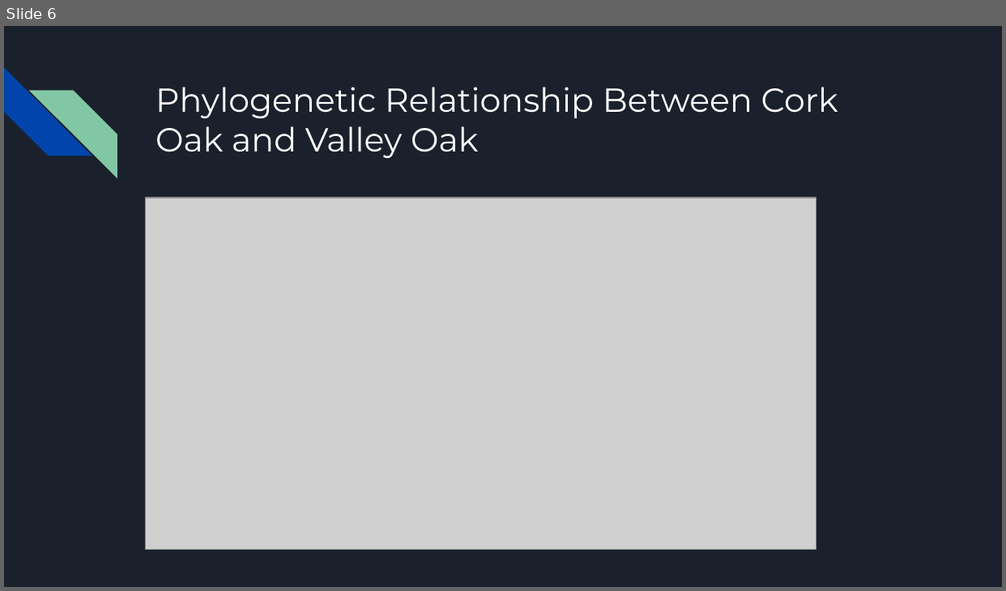
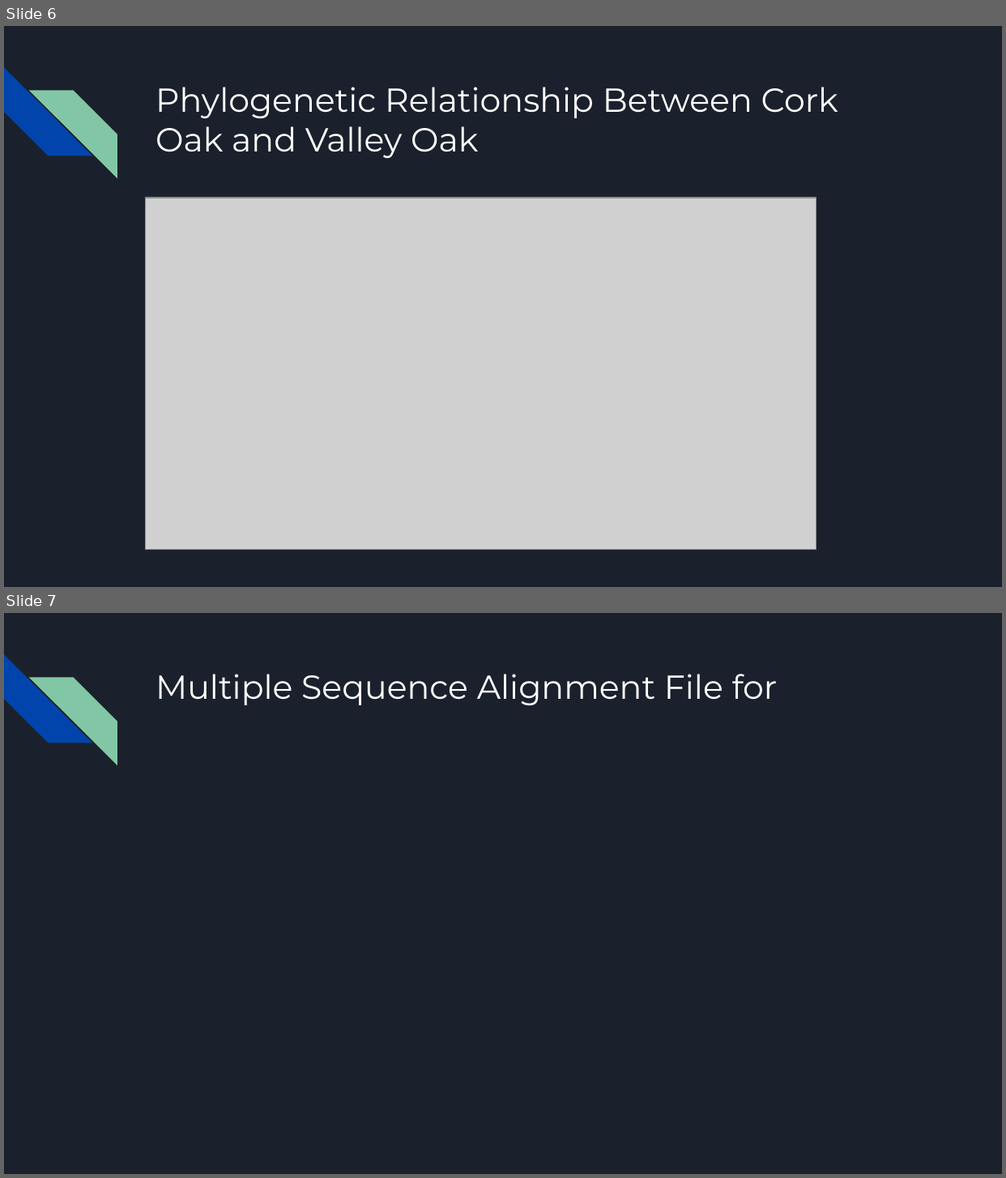
Before and after one commit to fosres/MCDB-187AL, a slide deck: MCDB 187AL/Presentations/Tanveer Salim MCDB 187AL Week 3 Slides (1).pptx. Shown one above the other, each under a label of ours: slide 6 before the commit, slides 6 and 7 after it. The pictures are 1006x591 and 1006x1178 pixels, drawn with LibreOffice and Linux fonts; fonts in the diff are those of the drawing; grey boxes stand for pictures. Boxes give left, top, right and bottom in pixels: in the first picture for what was removed or moved away, otherwise in the second. Text is boxed around its words. In the diff, an @@ line names an element or a change of style, - is before the commit and + after.

```diff
--- a/MCDB 187AL/Presentations/Tanveer Salim MCDB 187AL Week 3 Slides (1).pptx
+++ b/MCDB 187AL/Presentations/Tanveer Salim MCDB 187AL Week 3 Slides (1).pptx
@@ slide 7 added at bbox=[4, 613, 1002, 1174], background #1B212C; not listed: 2 template elements that a slide beside it also shows @@
@@ title added at bbox=[155, 674, 778, 705], 24 pt, text #FFFFFF @@
+Multiple Sequence Alignment File for
```
Also in this commit, not shown: 1 other file.
